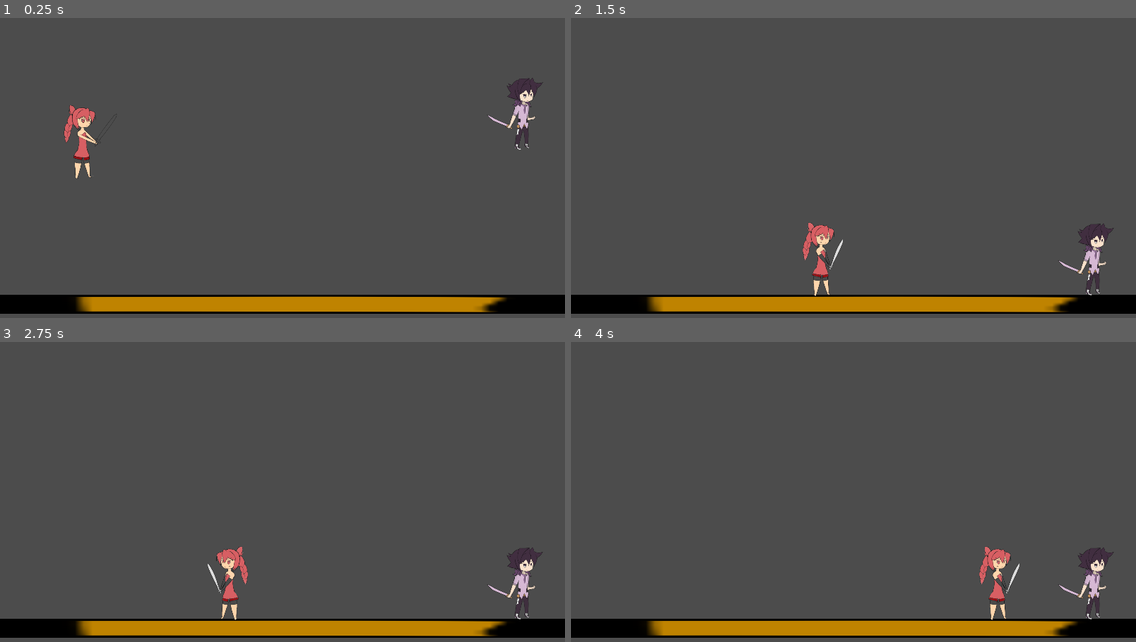
Above: before the commit, frames 1-4 (two rows, left to right).
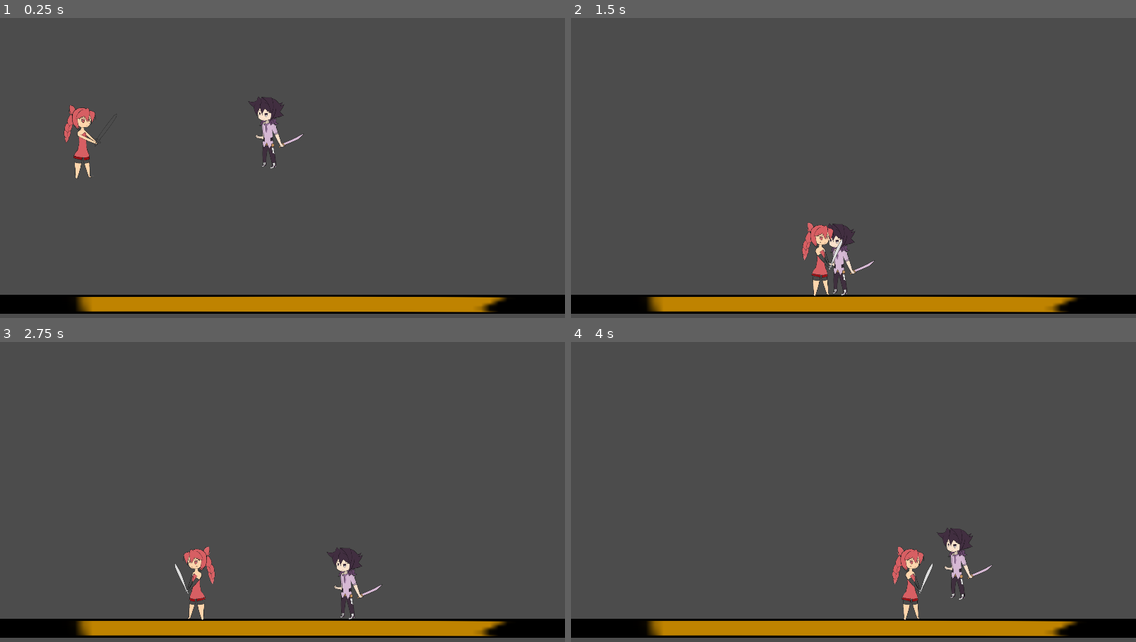
Above: after the commit, the same moments.

Repository: BeatMil/BigChase
Game: Godot game, scene res://scene/test_ground.tscn
Same seed, same stepped clock (60 frames per second), same inputs: the game is played once before the commit and once after it. The engine's default icon, where the game draws it, is replaced by a stand-in: a white triangle on a blue panel in a dark square.
Inputs:
- Up to frame 1 (0.25 s): no input
- Up to frame 2 (1.5 s): tap Enter (ui_accept) at 0.5, 0.77 s; hold Right (ui_right) from 0.53 s (still down)
- Up to frame 3 (2.75 s): tap Enter (ui_accept) at 1.52 s; release Right (ui_right) at 2.03 s; hold Left (ui_left) from 2.03 s (still down)
- Up to frame 4 (4 s): release Left (ui_left) at 2.78 s; hold Right (ui_right) from 2.78 s (still down); tap Enter (ui_accept) at 3.02, 3.77 s

The runs differ from the first frame. In frame 1, 1.4% of the frame differs, in the area x 44-97%, y 19-51%; in frame 2, 1.5%; in frame 3, 2.6%; in frame 4, 2.6%, in the area x 56-96%, y 61-93%.

Commit message:
Seighart now stuns and float when being attacked

Diff:
--- a/prefabs/hitboxes/hitbox01.tscn
+++ b/prefabs/hitboxes/hitbox01.tscn
@@ -1,7 +1,10 @@
-[gd_scene load_steps=3 format=2]
+[gd_scene load_steps=4 format=2]
 
 [ext_resource path="res://icon.png" type="Texture" id=1]
 [ext_resource path="res://script/hitbox.gd" type="Script" id=2]
+
+[sub_resource type="RectangleShape2D" id=1]
+extents = Vector2( 96, 32 )
 
 [node name="hitbox01" type="Node2D"]
 script = ExtResource( 2 )
@@ -13,4 +16,12 @@
 [node name="Timer" type="Timer" parent="."]
 one_shot = true
 
+[node name="Area2D" type="Area2D" parent="." groups=[
+"attack",
+]]
+
+[node name="CollisionShape2D" type="CollisionShape2D" parent="Area2D"]
+position = Vector2( -64, 0 )
+shape = SubResource( 1 )
+
 [connection signal="timeout" from="Timer" to="." method="_on_Timer_timeout"]
--- a/prefabs/seighart_test.tscn
+++ b/prefabs/seighart_test.tscn
@@ -1,9 +1,12 @@
-[gd_scene load_steps=4 format=2]
+[gd_scene load_steps=5 format=2]
 
 [ext_resource path="res://sai/seighart/seighart.png" type="Texture" id=1]
 [ext_resource path="res://script/seighart_test.gd" type="Script" id=2]
 
 [sub_resource type="RectangleShape2D" id=1]
+extents = Vector2( 32, 120 )
+
+[sub_resource type="RectangleShape2D" id=2]
 extents = Vector2( 32, 120 )
 
 [node name="KinematicBody2D" type="KinematicBody2D"]
@@ -14,3 +17,16 @@
 
 [node name="Sprite" type="Sprite" parent="."]
 texture = ExtResource( 1 )
+flip_h = true
+
+[node name="Area2D" type="Area2D" parent="."]
+
+[node name="CollisionShape2D" type="CollisionShape2D" parent="Area2D"]
+shape = SubResource( 2 )
+
+[node name="stun01_timer" type="Timer" parent="."]
+wait_time = 0.1
+one_shot = true
+
+[connection signal="area_entered" from="Area2D" to="." method="_on_Area2D_area_entered"]
+[connection signal="timeout" from="stun01_timer" to="." method="_on_stun01_timer_timeout"]
--- a/scene/test_ground.tscn
+++ b/scene/test_ground.tscn
@@ -24,7 +24,7 @@
 anchor_mode = 0
 
 [node name="seighart" parent="." instance=ExtResource( 3 )]
-position = Vector2( 1776, 144 )
+position = Vector2( 912, 208 )
 
 [node name="elesis" parent="." instance=ExtResource( 1 )]
 position = Vector2( 280, 240 )
--- a/script/elesis.gd
+++ b/script/elesis.gd
@@ -119,8 +119,6 @@
 	if anim_name == "idle":
 		$AnimationPlayer.stop()
 
-func beat_great_tekken_player():
-	print("beat_great_tekken_player")
 
 
 func attack01():
--- a/script/seighart_test.gd
+++ b/script/seighart_test.gd
@@ -7,6 +7,9 @@
 var JUMP_POWER = 2000
 var FRICTION = 0.2
 
+# stun helper
+var stun01 = false
+var stun_power = Vector2(2000,-900)
 
 func _ready():
 	pass # Replace with function body.
@@ -29,5 +32,20 @@
 	# 	motion.x = lerp(motion.x, 0, FRICTION)
 	# else:
 	# 	motion.x = 0
+	if stun01 == true:
+		motion = stun_power
+
+
+	motion.x = lerp(motion.x, 0, FRICTION)
 	motion.y += GRAVITY
 	motion = move_and_slide(motion, UP)
+
+
+func _on_Area2D_area_entered(area):
+	if area.is_in_group("attack"):
+		$stun01_timer.start()
+		stun01 = true
+
+
+func _on_stun01_timer_timeout():
+	stun01 = false
